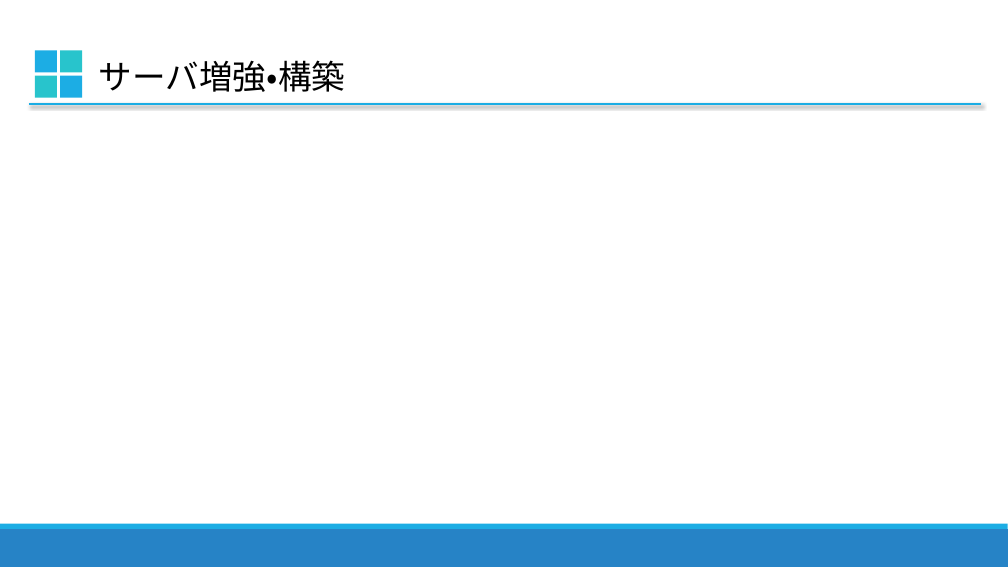
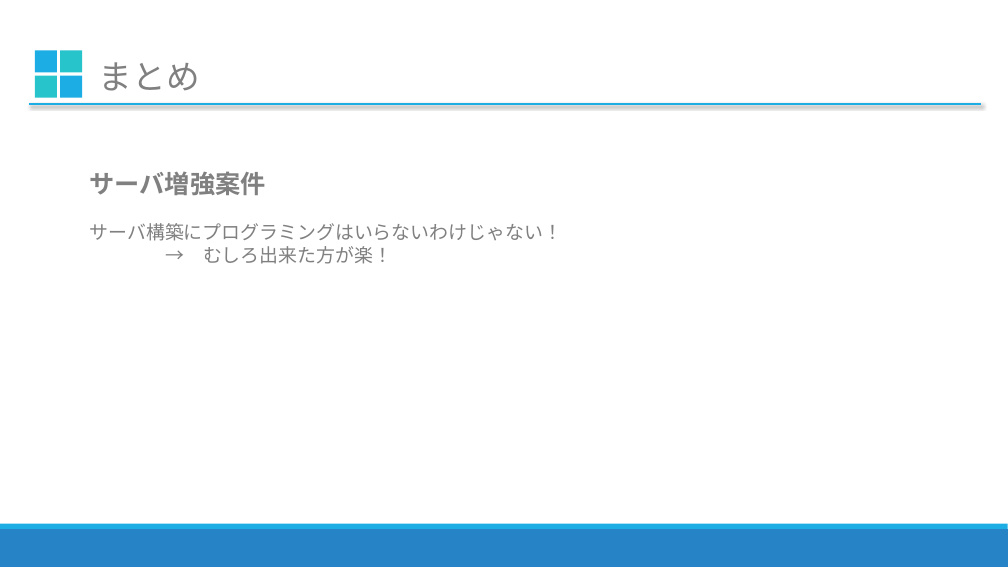
Before and after one commit to frisk1995/excels, a slide deck: slide 18 of sample.pptx (slide 5 before the commit). Drawn at 1008x567 pixels with LibreOffice and Linux fonts; fonts in the diff are those of the drawing. Boxes give left, top, right and bottom in pixels: in the first picture for what was removed or moved away, otherwise in the second. Text is boxed around its words. In the diff, an @@ line names an element or a change of style, - is before the commit and + after.

```diff
--- a/sample.pptx
+++ b/sample.pptx
@@ text at box(99, 62, 200, 91): text changed; text colour #000000 to #808080 @@
-サーバ増強・構築
+まとめ
@@ text added at box(90, 171, 266, 195), 24 pt, text #808080, bold @@
+サーバ増強案件
@@ text added at box(90, 223, 562, 264), 18 pt, text #808080 @@
+サーバ構築にプログラミングはいらないわけじゃない！
+→ むしろ出来た方が楽！
```
Also in this commit, not shown: 7 other slides changed, 10 slides added, 1 slide removed.
